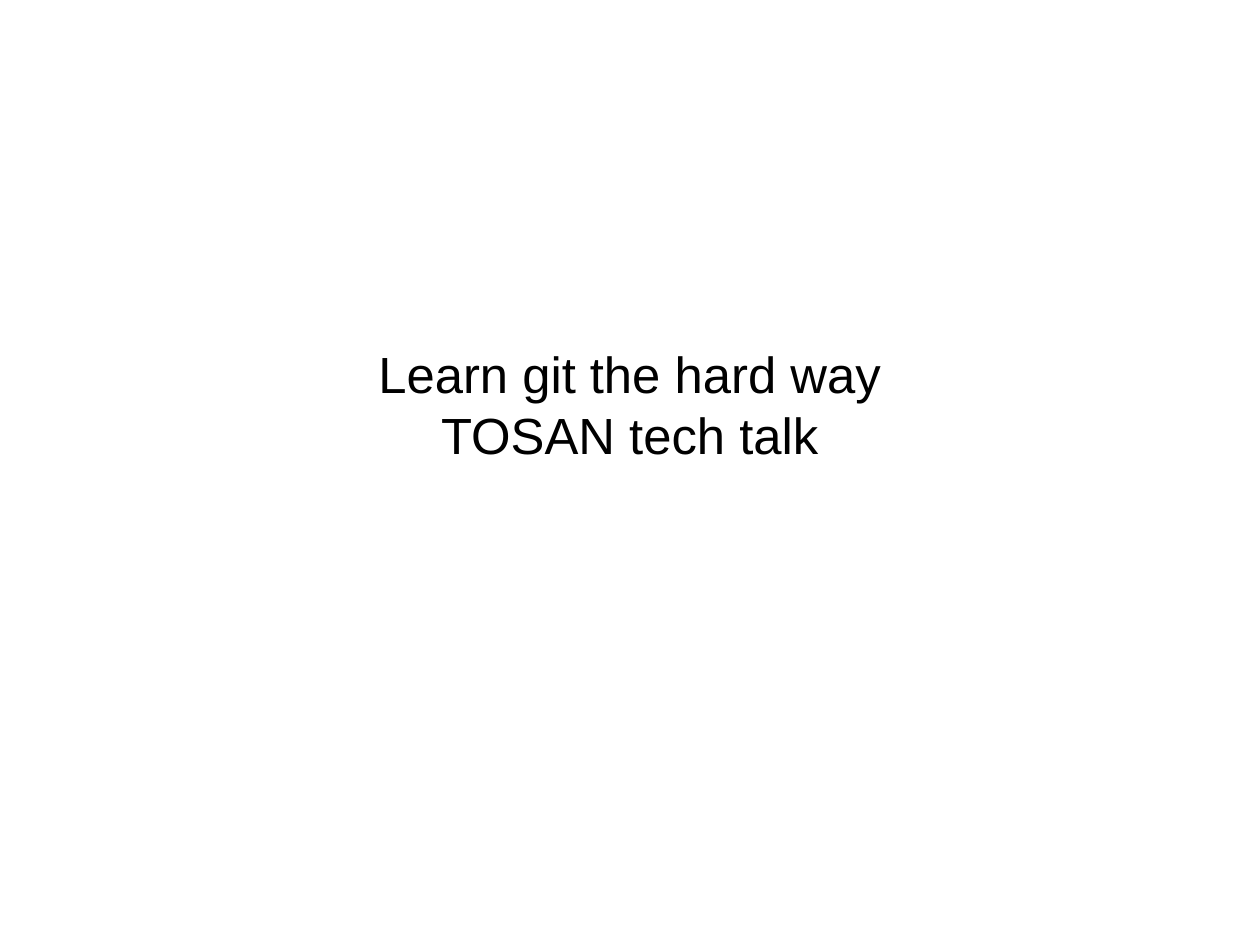
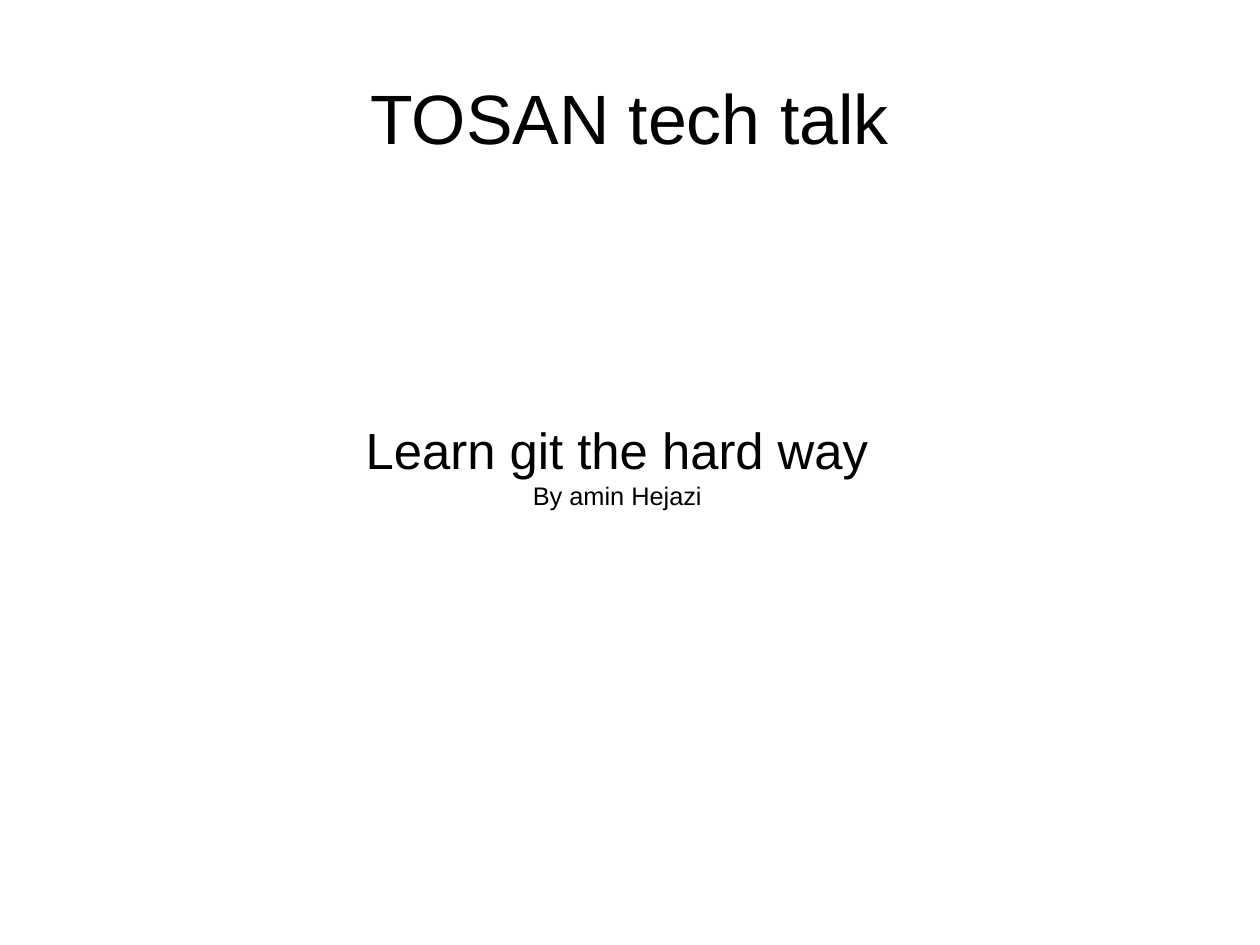
Before and after one commit to aminhjz-old/learngitthehardway, a slide deck: slide 1 of learngitthehardway.odp. Drawn at 1260x945 pixels with LibreOffice and Linux fonts; fonts in the diff are those of the drawing. Boxes give left, top, right and bottom in pixels: in the first picture for what was removed or moved away, otherwise in the second. Text is boxed around its words. In the diff, an @@ line names an element or a change of style, - is before the commit and + after.

```diff
--- a/learngitthehardway.odp
+++ b/learngitthehardway.odp
@@ title added at (x1=370, y1=93, x2=889, y2=145), 44 pt, text #000000 @@
+TOSAN tech talk
@@ subtitle "Learn git the hard way" moved from (x1=378, y1=356, x2=880, y2=455) to (x1=366, y1=432, x2=868, y2=510) @@
@@ subtitle at (x1=533, y1=486, x2=701, y2=510): text changed; size 32 to 16 pt @@
-TOSAN tech talk
+By amin Hejazi
```
Also in this commit, not shown: 5 other slides changed, 7 slides added, 2 slides removed, 4 other files.
